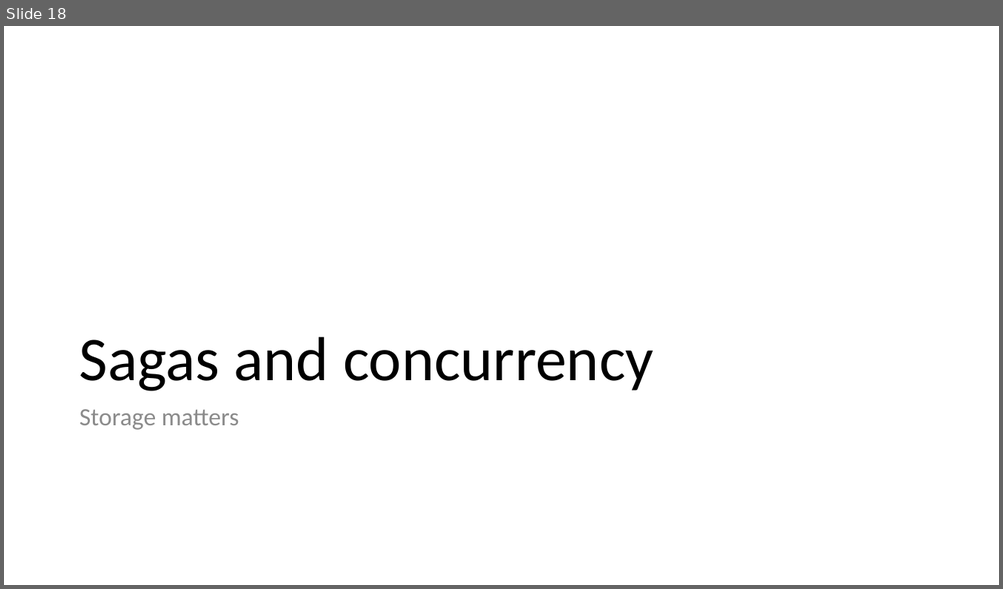
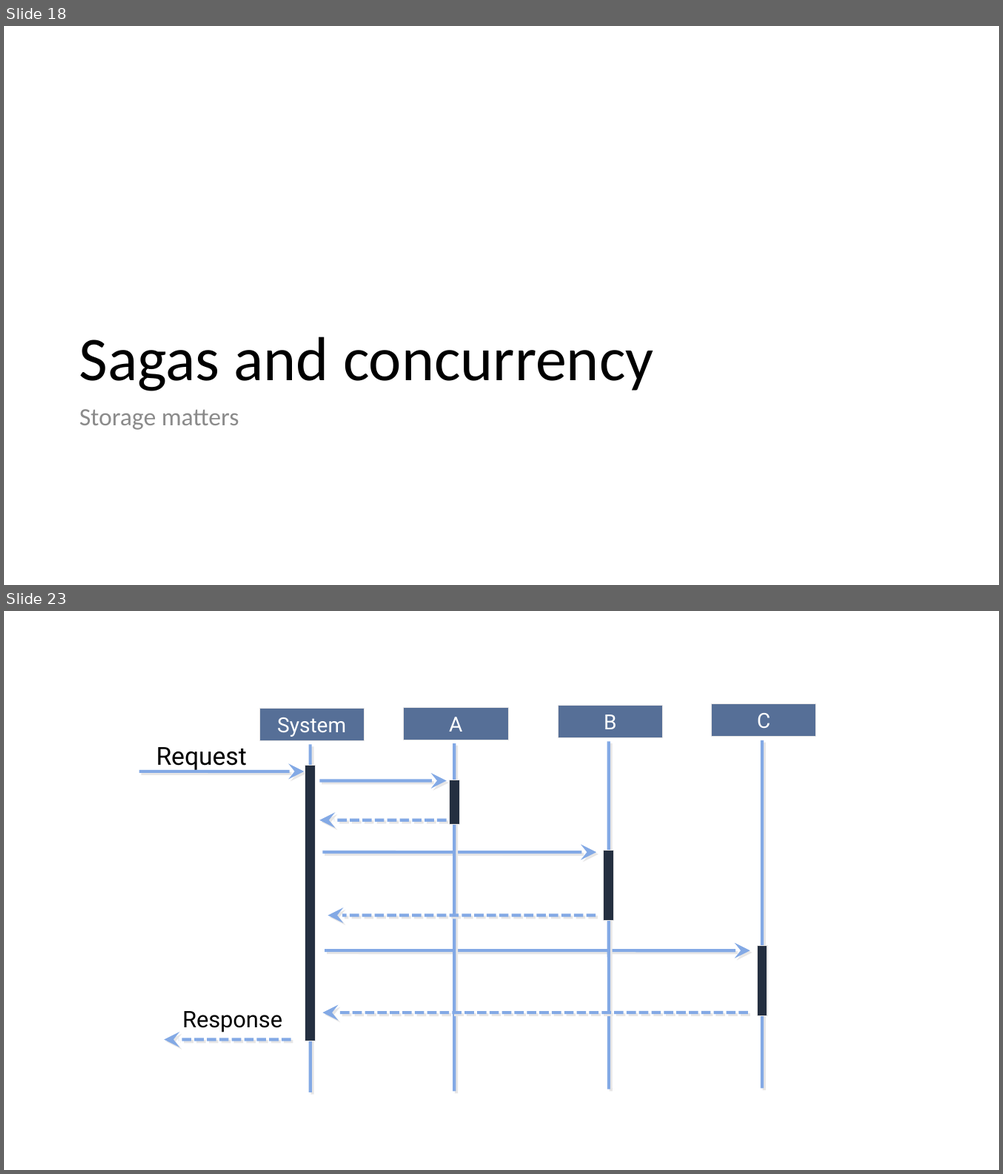
Before and after one commit to Particular/SagaMasterClass, a slide deck: SagaMasterClass.pptx. Shown one above the other, each under a label of ours: slide 18 before the commit, slides 18 and 23 after it; the slides between them are not shown. The pictures are 1003x589 and 1003x1174 pixels, drawn with LibreOffice and Linux fonts; fonts in the diff are those of the drawing. Boxes give left, top, right and bottom in pixels: in the first picture for what was removed or moved away, otherwise in the second. Text is boxed around its words. In the diff, an @@ line names an element or a change of style, - is before the commit and + after.

```diff
--- a/SagaMasterClass.pptx
+++ b/SagaMasterClass.pptx
@@ slide 23 added at (x1=4, y1=611, x2=999, y2=1170), background #FFFFFF @@
@@ rectangle added at (x1=259, y1=708, x2=364, y2=741), fill #566F97, outline #E7E6E6 0.75 pt, 20 pt, text #FFFFFF @@
+System
@@ rectangle added at (x1=403, y1=707, x2=508, y2=740), fill #566F97, outline #E7E6E6 0.75 pt, 20 pt, text #FFFFFF @@
+A
@@ rectangle added at (x1=558, y1=705, x2=662, y2=738), fill #566F97, outline #E7E6E6 0.75 pt, 20 pt, text #FFFFFF @@
+B
@@ rectangle added at (x1=711, y1=704, x2=816, y2=737), fill #566F97, outline #E7E6E6 0.75 pt, 20 pt, text #FFFFFF @@
+C
@@ line added from (454, 743) to (454, 1091), #83A9E5 3 pt @@
@@ line added from (609, 741) to (609, 1090), #83A9E5 3 pt @@
@@ line added from (762, 741) to (762, 1088), #83A9E5 3 pt @@
@@ text added at (x1=156, y1=747, x2=247, y2=771), 24 pt, text #000000 @@
+Request
@@ rectangle added at (x1=304, y1=766, x2=315, y2=1042), fill #242F40, outline #E7E6E6 0.75 pt @@
@@ line added from (310, 744) to (310, 1093), #83A9E5 3 pt @@
@@ arrow added from (139, 772) to (304, 772), #83A9E5 3 pt @@
@@ arrow added from (319, 781) to (447, 781), #83A9E5 3 pt @@
@@ rectangle added at (x1=449, y1=780, x2=459, y2=824), fill #242F40, outline #E7E6E6 0.75 pt @@
@@ arrow added from (447, 820) to (319, 820), #83A9E5 3 pt dashed @@
@@ arrow added from (323, 853) to (597, 853), #83A9E5 3 pt @@
@@ rectangle added at (x1=603, y1=851, x2=614, y2=920), fill #242F40, outline #E7E6E6 0.75 pt @@
@@ arrow added from (596, 915) to (328, 915), #83A9E5 3 pt dashed @@
@@ arrow added from (325, 951) to (750, 951), #83A9E5 3 pt @@
@@ rectangle added at (x1=757, y1=946, x2=767, y2=1016), fill #242F40, outline #E7E6E6 0.75 pt @@
@@ text added at (x1=182, y1=1011, x2=282, y2=1033), 22 pt, text #000000 @@
+Response
@@ arrow added from (748, 1013) to (323, 1013), #83A9E5 3 pt dashed @@
@@ arrow added from (291, 1040) to (165, 1040), #83A9E5 3 pt dashed @@
```
Also in this commit, not shown: 3 slides changed, 16 other slides added, 7 other files.
